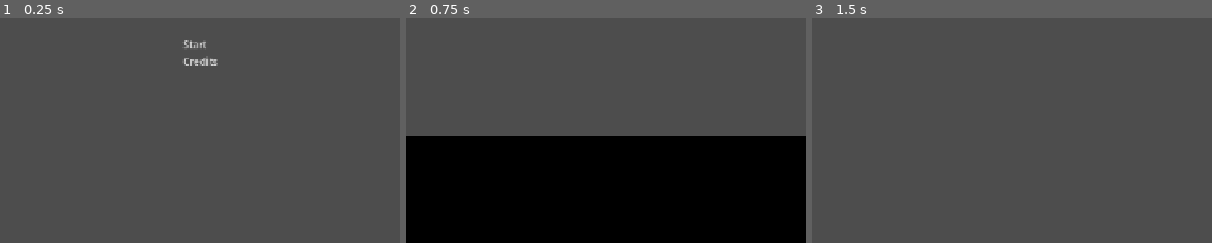
Above: before the commit, frames 1-3 (left to right).
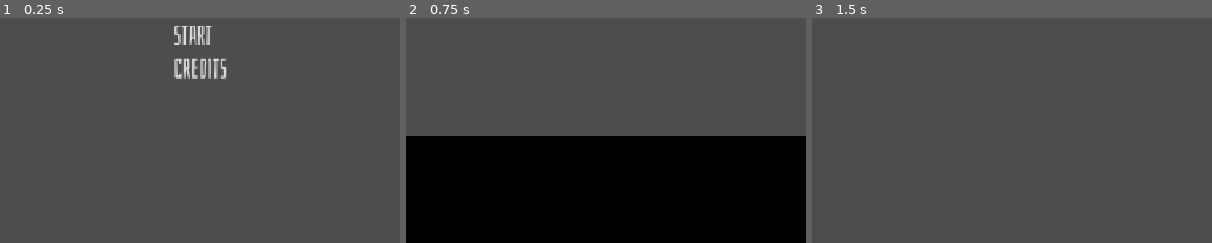
Above: after the commit, the same moments.

Repository: guimafelipe/hidenseek
Game: Godot game, scene res://Scenes/main_menu.tscn
The game is run twice, just before and just after one commit, with the same random seed, the same clock (stepped at 60 frames per second) and the same inputs. The engine's default icon, where the game draws it, is replaced by a stand-in: a white triangle on a blue panel in a dark square.
Inputs (mouse positions are % of the whole screen's width and height, from its top left):
- Up to frame 1 (0.25 s): no input
- Up to frame 2 (0.75 s): click "Start" at 0.5 s
- Up to frame 3 (1.5 s): move the mouse to (72, 45) at 1.27 s; press the mouse at (72, 45) at 1.28 s
The pictures show only the part of the screen within x 25-75%, y 42-92%; the shares and areas given below are measured in that part.

The runs differ from the first frame. In frame 1, 1.3% of the frame differs, in the area x 43-57%, y 3-28%; in frame 2, nothing differs; in frame 3, nothing differs.

Commit message:
Adding fonts

Diff:
--- a/Assets/game_theme.tres
+++ b/Assets/game_theme.tres
@@ -20,7 +20,10 @@
 vertical = true
 
 [resource]
+Button/font_sizes/font_size = 42
 Button/styles/disabled = SubResource("StyleBoxEmpty_eneon")
 Button/styles/hover = SubResource("StyleBoxLine_cx1d5")
 Button/styles/normal = SubResource("StyleBoxLine_eneon")
 Button/styles/pressed = SubResource("StyleBoxLine_q0u26")
+Label/font_sizes/font_size = 44
+RichTextLabel/font_sizes/normal_font_size = 40
--- a/Scenes/Levels/level_1.tscn
+++ b/Scenes/Levels/level_1.tscn
@@ -12,6 +12,6 @@
 [node name="Devil" parent="." unique_id=1994970345 instance=ExtResource("2_3mqfk")]
 position = Vector2(122, 436)
 
+[node name="DevilAnimation" parent="." unique_id=107483872 instance=ExtResource("4_iixi8")]
+
 [node name="EyesAnimation" parent="." unique_id=2136002833 instance=ExtResource("3_iixi8")]
-
-[node name="DevilAnimation" parent="." unique_id=107483872 instance=ExtResource("4_iixi8")]
--- a/Scenes/Levels/level_2.tscn
+++ b/Scenes/Levels/level_2.tscn
@@ -12,6 +12,6 @@
 [node name="Devil" parent="." unique_id=1994970345 instance=ExtResource("2_ovj6s")]
 position = Vector2(153, 62)
 
+[node name="DevilAnimation" parent="." unique_id=107483872 instance=ExtResource("4_fphuk")]
+
 [node name="EyesAnimation" parent="." unique_id=2136002833 instance=ExtResource("3_8qsmg")]
-
-[node name="DevilAnimation" parent="." unique_id=107483872 instance=ExtResource("4_fphuk")]
--- a/Scenes/devil_animation.gd
+++ b/Scenes/devil_animation.gd
@@ -1,4 +1,4 @@
-extends Sprite2D
+extends Node2D
 
 signal lines_ended
 
@@ -7,16 +7,18 @@
 var lines: PackedStringArray
 var current_line := 0
 
+var chat_box : Label
+
 func set_lines(_lines : PackedStringArray) -> void:
 	lines = _lines
 	current_line = 0
-	$ChatBox.text = lines[0]
+	chat_box.text = lines[0]
 
 func animate_line() -> void:
 	is_active = false
-	$ChatBox.visible_ratio = 0
+	chat_box.visible_ratio = 0
 	var tween = self.create_tween()
-	tween.tween_property($ChatBox, "visible_ratio", 1, 1)
+	tween.tween_property(chat_box, "visible_ratio", 1, 1)
 	await tween.finished
 	is_active = true
 
@@ -27,7 +29,7 @@
 		destination = get_viewport_rect().get_center()
 	else:
 		var destination_y = get_viewport_rect().size.y
-		destination_y += self.texture.get_size().y
+		destination_y += $DemonSprite.texture.get_size().y
 		destination = Vector2(get_viewport_rect().get_center().x, destination_y)
 
 
@@ -36,7 +38,7 @@
 
 func show_next_line() -> void:
 	if current_line + 1 < lines.size():
-		$ChatBox.text = lines[current_line + 1]
+		chat_box.text = lines[current_line + 1]
 		current_line = current_line + 1
 		animate_line()
 	else:
@@ -59,7 +61,8 @@
 	animate_line()
 
 func _ready() -> void:
-	$ChatBox.visible_ratio = 0
+	chat_box = $ChatBox
+	chat_box.visible_ratio = 0
 	var viewport_rect := get_viewport_rect()
-	var vertical_offset = viewport_rect.size.y + texture.get_height()
+	var vertical_offset = viewport_rect.size.y + $DemonSprite.texture.get_height()
 	global_position = Vector2(viewport_rect.get_center().x, vertical_offset)
--- a/Scenes/devil_animation.tscn
+++ b/Scenes/devil_animation.tscn
@@ -3,10 +3,12 @@
 [ext_resource type="Texture2D" uid="uid://c6cmnvhrgoc0i" path="res://icon.svg" id="1_bx2p5"]
 [ext_resource type="Script" uid="uid://u7v1m03sh733" path="res://Scenes/devil_animation.gd" id="2_jotw0"]
 
-[node name="DevilAnimation" type="Sprite2D" unique_id=107483872]
+[node name="DevilAnimation" type="Node2D" unique_id=2006660035]
+script = ExtResource("2_jotw0")
+
+[node name="DemonSprite" type="Sprite2D" parent="." unique_id=406727960]
 scale = Vector2(2, 2)
 texture = ExtResource("1_bx2p5")
-script = ExtResource("2_jotw0")
 
 [node name="ChatBox" type="Label" parent="." unique_id=761162083]
 anchors_preset = 7
@@ -14,12 +16,13 @@
 anchor_top = 1.0
 anchor_right = 0.5
 anchor_bottom = 1.0
-offset_left = -115.0
-offset_top = -87.0
-offset_right = -13.0
-offset_bottom = -64.0
+offset_left = -70.0
+offset_top = 101.0
+offset_right = 71.0
+offset_bottom = 152.0
 grow_horizontal = 2
 grow_vertical = 0
+pivot_offset_ratio = Vector2(0.5, 0)
 size_flags_horizontal = 3
 size_flags_vertical = 8
 text = "Lorem ipsum"
--- a/project.godot
+++ b/project.godot
@@ -33,6 +33,7 @@
 [gui]
 
 theme/custom="uid://c4wkg5o6f2khj"
+theme/custom_font="uid://c2sdtbiyuhacn"
 
 [input]
 
Binary file added: Assets/Fonts/Bahiana/Bahiana-Regular.ttf
Not shown, added: Assets/Fonts/Bahiana/Bahiana-Regular.ttf.import
Not shown, added: Assets/Fonts/Bahiana/OFL.txt
Binary file added: Assets/Fonts/Geo/Geo-Italic.ttf
Not shown, added: Assets/Fonts/Geo/Geo-Italic.ttf.import
Binary file added: Assets/Fonts/Geo/Geo-Regular.ttf
Not shown, added: Assets/Fonts/Geo/Geo-Regular.ttf.import
Not shown, added: Assets/Fonts/Geo/OFL.txt
Not shown, added: Assets/Fonts/Quantico/OFL.txt
Binary file added: Assets/Fonts/Quantico/Quantico-Bold.ttf
Not shown, added: Assets/Fonts/Quantico/Quantico-Bold.ttf.import
Binary file added: Assets/Fonts/Quantico/Quantico-BoldItalic.ttf
(and 5 more such lines)
